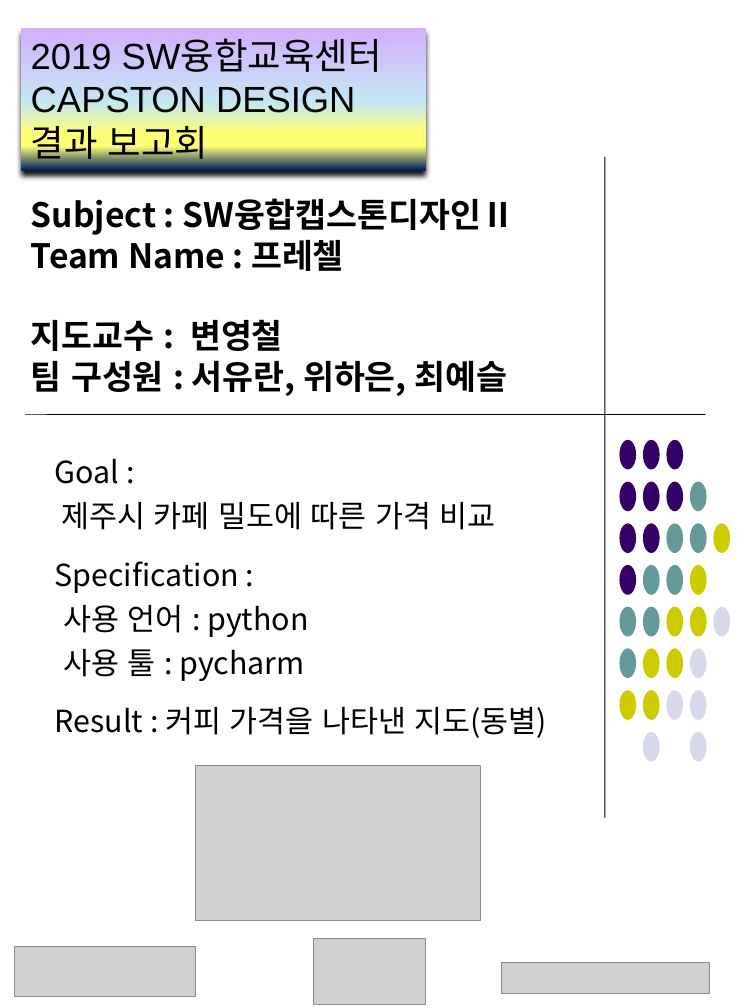
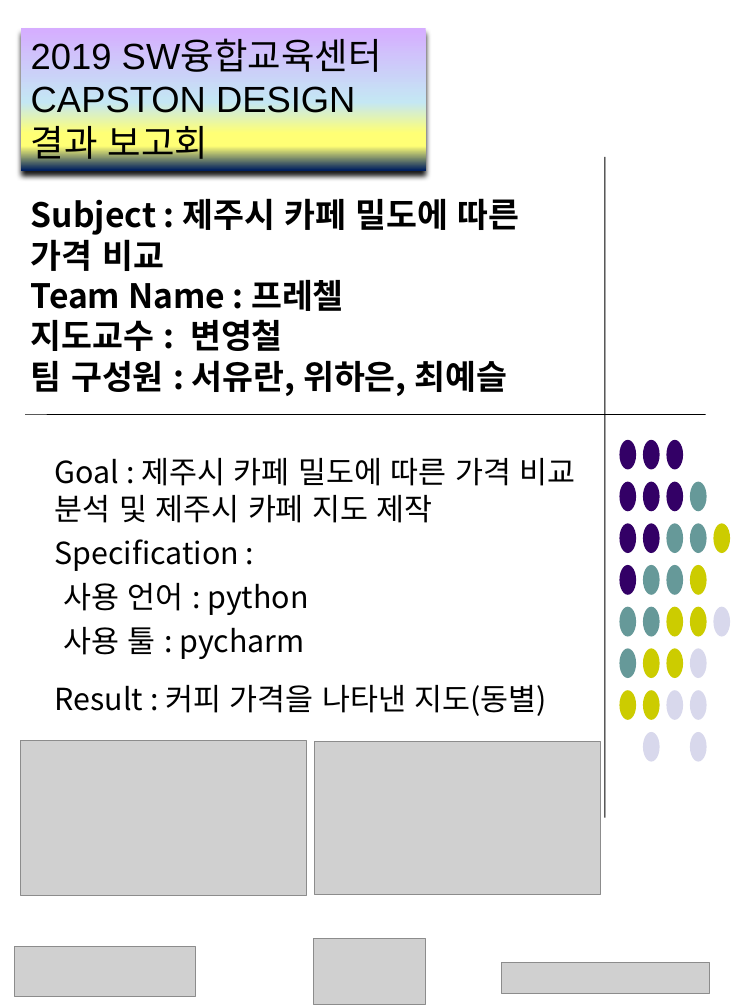
Before and after one commit to YeSeul-0w0/cafe-price-of-jeju, a slide deck: slide 1 of 프레첼 - 결과보고서 패널.pptx. Drawn at 756x1008 pixels with LibreOffice and Linux fonts; fonts in the diff are those of the drawing; grey boxes stand for pictures. Boxes give left, top, right and bottom in pixels: in the first picture for what was removed or moved away, otherwise in the second. Text is boxed around its words. In the diff, an @@ line names an element or a change of style, - is before the commit and + after.

```diff
--- a/프레첼 - 결과보고서 패널.pptx
+++ b/프레첼 - 결과보고서 패널.pptx
@@ title at <box>31,198,520,396</box>: text changed @@
-Subject : SW융합캡스톤디자인Ⅱ
-Team Name : 프레첼
-지도교수 : 변영철
-팀 구성원 : 서유란, 위하은, 최예슬
+Subject : 제주시 카페 밀도에 따른 가격 비교
+Team Name : 프레첼
+지도교수 : 변영철
+팀 구성원 : 서유란, 위하은, 최예슬
@@ subtitle at <box>55,457,576,523</box>: text changed @@
-Goal :
-제주시 카페 밀도에 따른 가격 비교
+Goal : 제주시 카페 밀도에 따른 가격 비교 분석 및 제주시 카페 지도 제작
@@ picture: place and size @@
-picture at <box>196,766,481,920</box>
+picture at <box>21,741,306,895</box>
@@ picture added at <box>314,741,600,895</box> @@
```
Also in this commit, not shown: 1 other file.
